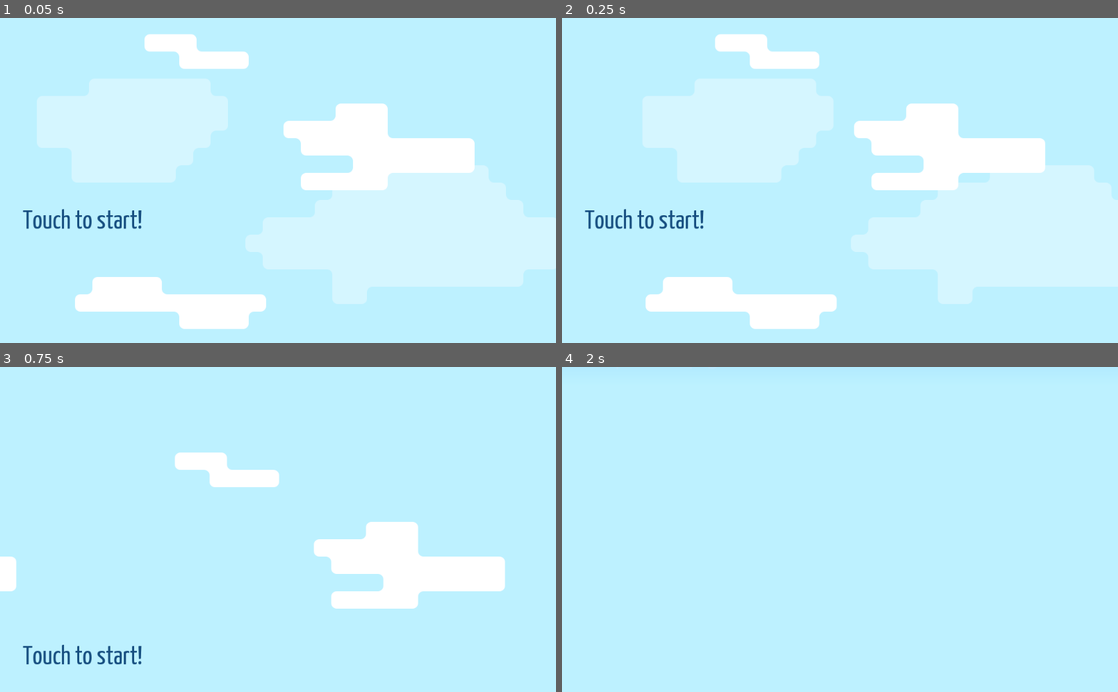
Above: before the commit, frames 1-4 (two rows, left to right).
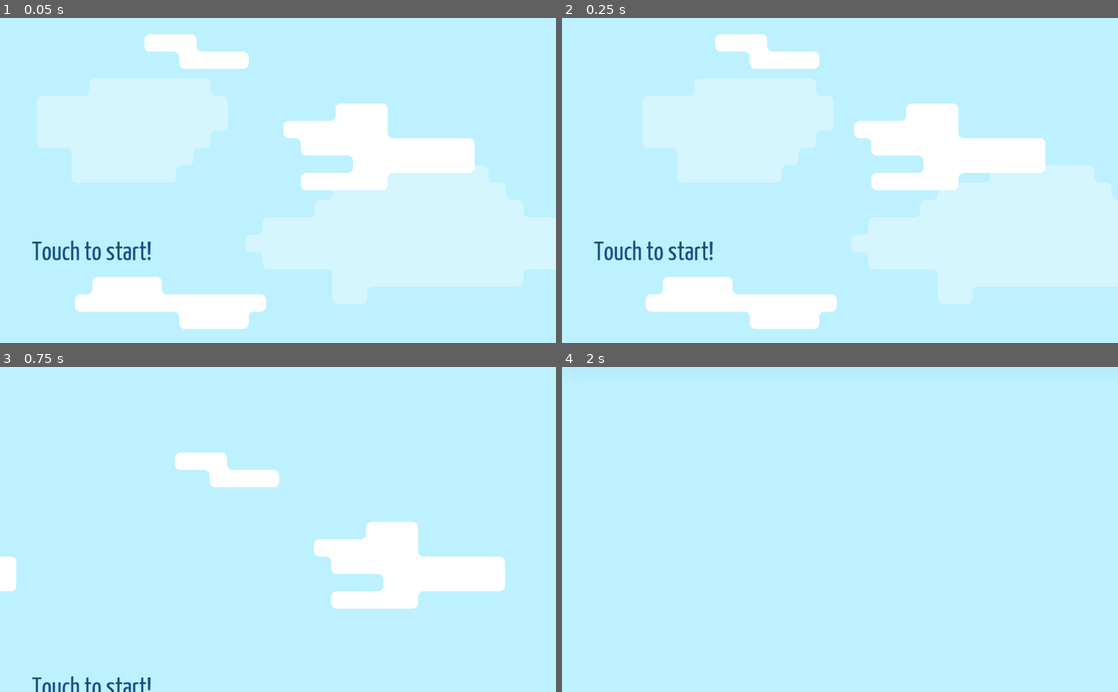
Above: after the commit, the same moments.

Repository: uspgamedev/skyjammers
Game: Godot game, scene res://menus/title/main.tscn
Two runs of this game, one before a commit and one after it. Both use one fixed random seed, a clock stepped at 60 frames per second and the inputs below. Sound files missing from this copy of the repository are replaced by a short silence.
Inputs:
- Up to frame 1 (0.05 s): no input
- Up to frame 2 (0.25 s): no input
- Up to frame 3 (0.75 s): hold Space (action_play) from 0.53 s (still down)
- Up to frame 4 (2 s): release Space (action_play) at 1.28 s; tap Space (action_play) at 1.35 s

The runs differ from the first frame. In frame 1, 1.0% of the frame differs, in the area x 4-28%, y 58-75%; in frame 2, 1.0%; in frame 3, 0.8%; in frame 4, nothing differs.

Commit message:
moved touch to start

Diff:
--- a/game/menus/title/main.tscn
+++ b/game/menus/title/main.tscn
@@ -37,7 +37,7 @@
 func _process(delta):
 	self.scroll_offset.x += 100*delta"
 
-[node name="Title" type="Node2D"]
+[node name="Title" type="Node2D" index="0"]
 
 script = SubResource( 1 )
 
@@ -77,10 +77,10 @@
 anchor_top = 0.0
 anchor_right = 0.0
 anchor_bottom = 0.0
-margin_left = 42.0
-margin_top = 353.0
-margin_right = 140.0
-margin_bottom = 409.0
+margin_left = 59.0
+margin_top = 411.0
+margin_right = 279.0
+margin_bottom = 467.0
 rect_pivot_offset = Vector2( 0, 0 )
 mouse_filter = 2
 mouse_default_cursor_shape = 0
